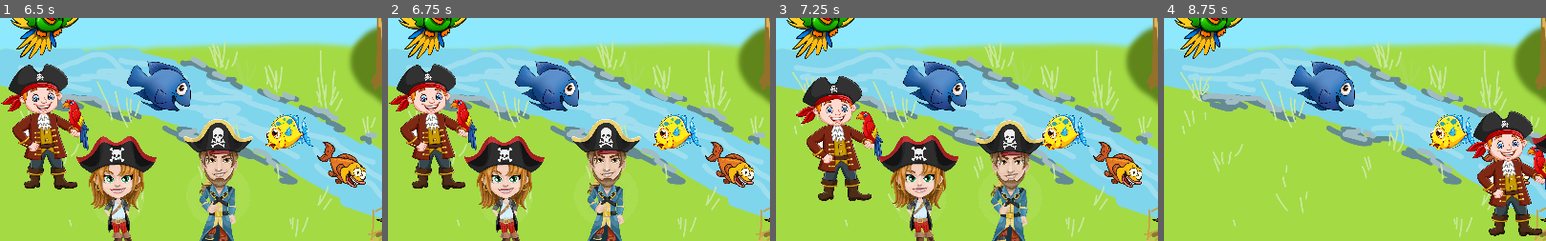
Above: before the commit, frames 1-4 (left to right).
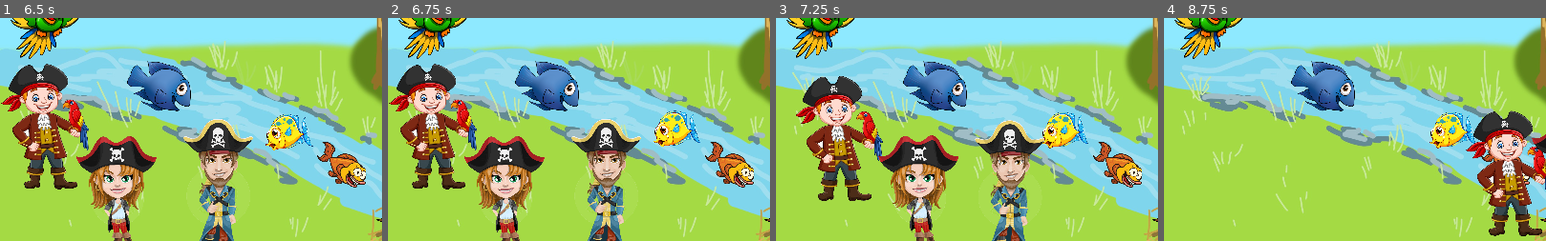
Above: after the commit, the same moments.

Repository: Team-STRAND/DISS_prototype
Game: Godot game, scene res://RiverScene.tscn
Same seed, same stepped clock (60 frames per second), same inputs: the game is played once before the commit and once after it. This scene is started directly instead of the project's main scene. Sound files missing from this copy of the repository are replaced by a short silence.
Inputs (mouse positions are % of the whole screen's width and height, from its top left; square brackets give the same spot before the commit, where the layout moved):
- Up to frame 1 (6.5 s): click (38, 72) at 0.5 s; click (15, 85) at 1.25 s; click (5, 47) at 2 s; click (6, 70) at 2.75 s; click (12, 22) at 3.5 s; click (29, 22) at 4.25 s; click (44, 32) at 5 s; click (15, 85) at 5.75 s
- Up to frame 2 (6.75 s): click (95, 8) at 6.5 s
- Up to frame 3 (7.25 s): no input
- Up to frame 4 (8.75 s): click (38, 71) [38, 72] at 7.25 s; click (5, 47) at 8 s
The pictures show only the part of the screen within x 0-50%, y 46-96%; the shares and areas given below are measured in that part.

Frame 1 is identical in both runs. In frame 2, 1.2% of the frame differs, in the area x 69-82%, y 41-60%; in frame 3, 1.0%; in frame 4, 1.0%.

Commit message:
some sounds

Diff:
--- a/AnimationPlayerBridge.gd
+++ b/AnimationPlayerBridge.gd
@@ -12,3 +12,4 @@
 
 func _on_AnimationPlayerBridge_animation_finished(anim_name):
 	get_parent().get_parent().get_node("Voices/Fish/FishVoice5").play()
+	get_parent().get_parent().get_node("FishYellow").start_move()
--- a/TextureButton3.gd
+++ b/TextureButton3.gd
@@ -11,6 +11,6 @@
 	disabled=true
 	#get_parent().get_node("Bridge/AnimationPlayerBridge").play("BridgeSpawn")
 	Score.river_score+=10
-
+	get_parent().get_node("Voices").stop_sounds()
 	get_parent().get_node("Voices/Fish/FishVoice4").play()
 	get_parent().get_node("FishYellow").start_move()
--- a/VoicesRiverScene.gd
+++ b/VoicesRiverScene.gd
@@ -35,6 +35,7 @@
 
 	get_node("Fish/FishVoice3").connect("finished",parent.get_node("FishYellow"),"stop_move")
 	get_node("Fish/FishVoice4").connect("finished",parent.get_node("FishYellow"),"stop_move")
+	get_node("Fish/FishVoice5").connect("finished",parent.get_node("FishYellow"),"stop_move")
 
 func play():
 	get_node("Francesca/FrancescaVoice4").play()
--- a/WrongButton.gd
+++ b/WrongButton.gd
@@ -12,5 +12,6 @@
 	disabled=true
 	Score.river_score-=3
 
+	get_parent().get_node("Voices").stop_sounds()
 	get_parent().get_node("Voices/Fish/FishVoice3").play()
 	get_parent().get_node("FishYellow").start_move()
Not shown, added: assets/sounds/narator/Narator-27-Roag-oPeDoamnaEducatoare.wav.import
Not shown, added: assets/sounds/narator/Narator-28-AlegeGrupa.wav.import
Not shown, added: assets/sounds/narator/Narator-29-AlegeSimbolul.wav.import
Not shown, added: assets/sounds/narator/Narator-30-AlegeDirectiaLuiSimon.wav.import
Not shown, added: assets/sounds/narator/Narator-31-CinevaATrecutPrinLuminis.wav.import
Not shown, added: assets/sounds/narator/Narator-32-DaClickPeHarta.wav.import
Not shown, added: assets/sounds/narator/Narator-33-AnotimpGresit.wav.import
Not shown, added: assets/sounds/narator/Narator-34-AnotimpCorect.wav.import
Not shown, added: assets/sounds/narator/Narator-27-Roag-oPeDoamnaEducatoare.wav
Not shown, added: assets/sounds/narator/Narator-28-AlegeGrupa.wav
Not shown, added: assets/sounds/narator/Narator-29-AlegeSimbolul.wav
Not shown, added: assets/sounds/narator/Narator-30-AlegeDirectiaLuiSimon.wav
(and 4 more such lines)
